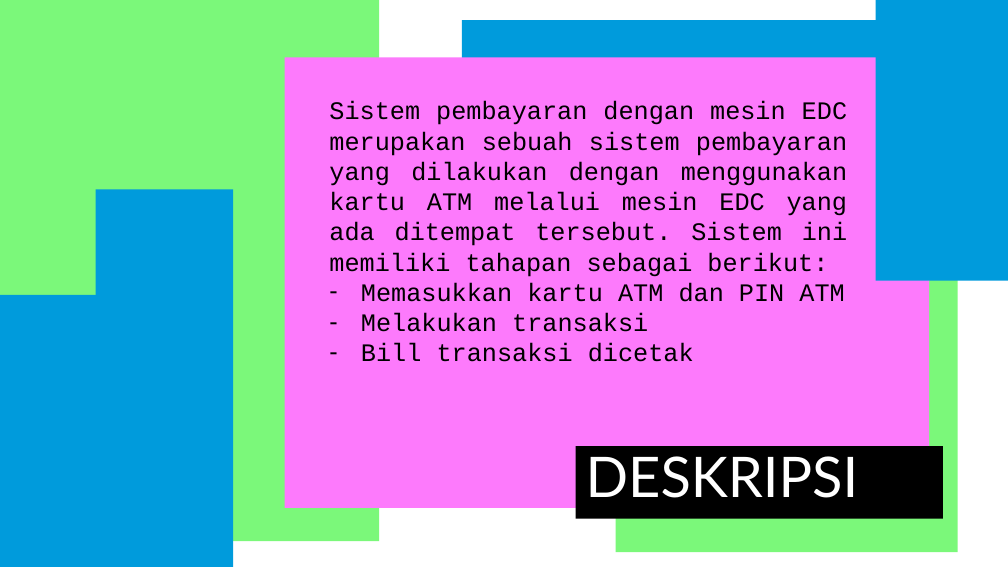
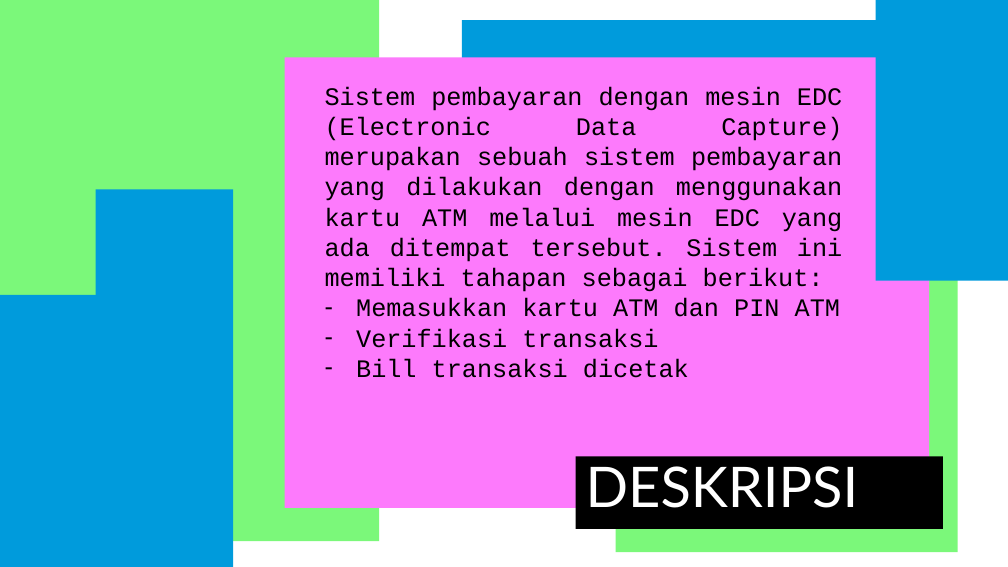
Before and after one commit to nafladiva/EDC-component-based, a slide deck: slide 3 of EDC_ppt.pptx. Drawn at 1008x567 pixels with LibreOffice and Linux fonts; fonts in the diff are those of the drawing. Boxes give left, top, right and bottom in pixels: in the first picture for what was removed or moved away, otherwise in the second. Text is boxed around its words. In the diff, an @@ line names an element or a change of style, - is before the commit and + after.

```diff
--- a/EDC_ppt.pptx
+++ b/EDC_ppt.pptx
@@ subtitle "Sistem pembayaran dengan mesin EDC ...": place and size @@
-subtitle "Sistem pembayaran dengan mesin EDC ..." at (329,101,847,362)
+subtitle "Sistem pembayaran dengan mesin EDC ..." at (325,86,842,378)
@@ subtitle at (325,86,842,292): text changed @@
-Sistem pembayaran dengan mesin EDC merupakan sebuah sistem pembayaran yang dilakukan dengan menggunakan kartu ATM melalui mesin EDC yang ada ditempat tersebut. Sistem ini memiliki tahapan sebagai berikut:
+Sistem pembayaran dengan mesin EDC (Electronic Data Capture) merupakan sebuah sistem pembayaran yang dilakukan dengan menggunakan kartu ATM melalui mesin EDC yang ada ditempat tersebut. Sistem ini memiliki tahapan sebagai berikut:
@@ subtitle at (356,328,658,348): text changed @@
-– Melakukan transaksi
+– Verifikasi transaksi
@@ title "DESKRIPSI": place and size @@
-title "DESKRIPSI" at (576,447,943,519)
+title "DESKRIPSI" at (576,457,943,529)
```
Also in this commit, not shown: 2 other files.
